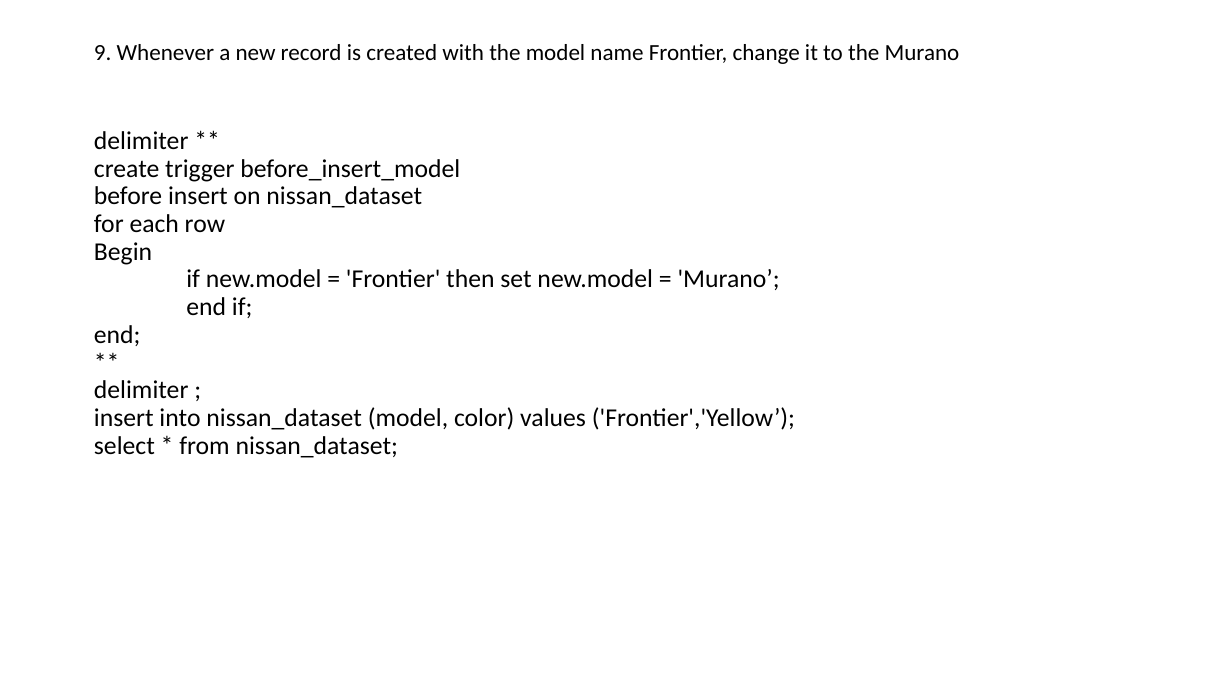
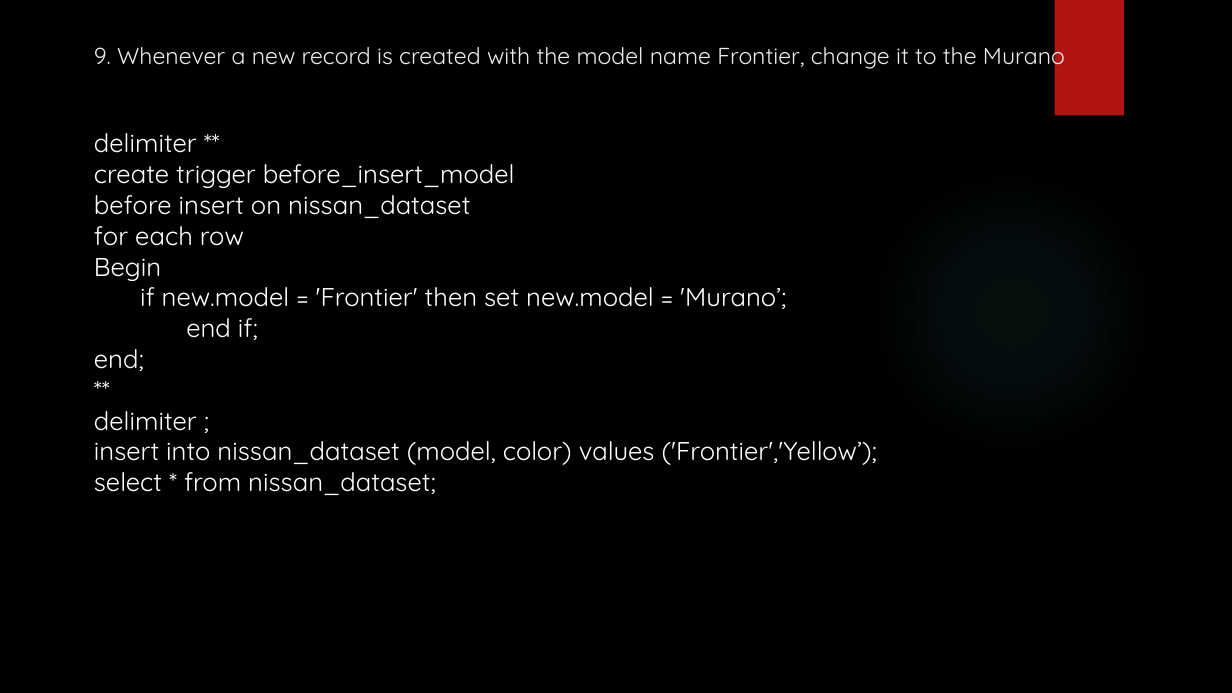
Before and after one commit to Tejashri554/SQL-Project, a slide deck: slide 13 of MiniProject.pptx (slide 14 before the commit). Drawn at 1232x693 pixels with LibreOffice and Linux fonts; fonts in the diff are those of the drawing; background and template pictures are left out. Boxes give left, top, right and bottom in pixels: in the first picture for what was removed or moved away, otherwise in the second. Text is boxed around its words. In the diff, an @@ line names an element or a change of style, - is before the commit and + after.

```diff
--- a/MiniProject.pptx
+++ b/MiniProject.pptx
@@ background #FFFFFF to picture (left out) @@
@@ rectangle added at (1055, 0, 1124, 116), fill #B01513 @@
@@ title "9. Whenever a new record ..." at (94, 40, 1065, 70): font Calibri to Quicksand, text colour #000000 to #EBEBEB; line spacing 0.9 to 1; vertical alignment middle to top @@
@@ text "delimiter **" at (94, 133, 877, 495): font Calibri to Quicksand, text colour #000000 to #FFFFFF; line spacing 0.9 to 1 @@
@@ ellipse added at (870, 169, 1154, 454), fill gradient #50B9C1 @@
```
Also in this commit, not shown: 11 other slides changed, 4 slides added, 3 slides removed.
